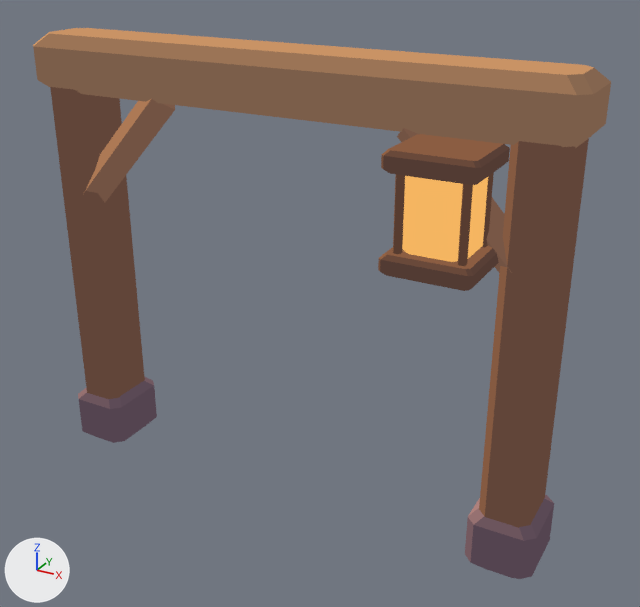
An edit to the glTF model assets/models/mine_support.glb, drawn before and after from the same camera.
Before and after are seen from a 50 mm lens placed at (1.78, -2.96, 2.44), pointed at (0.16, -0.03, 0.97). The lights are fixed; the arrows at lower left show +X, +Y and +Z. The older version comes first. Vertices at exactly the same position are counted once.

In view in the first picture: 'Minensohle · Streckenbogen'.
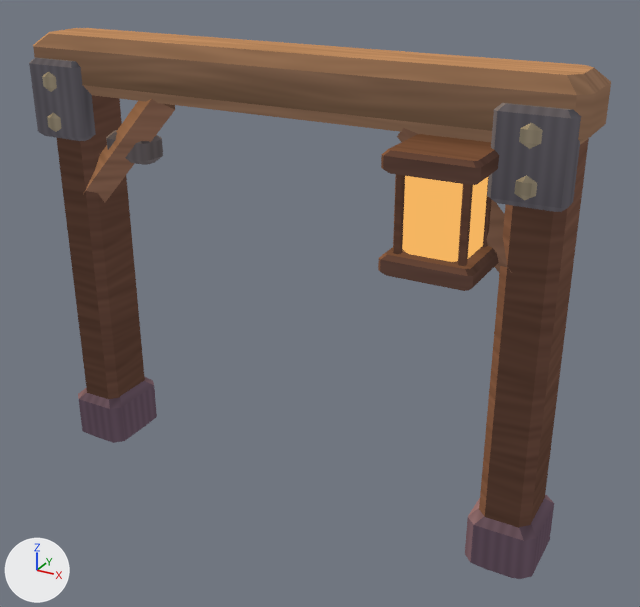
What the commit changed:
Picture 'Gebürstetes Metall' (img_gebürstetes_metall) is new.
Picture 'Längsmaserung' (img_längsmaserung) is new.
Material 'Gebürstetes Metall' (mat_gebürstetes_metall) is new.
Uses the picture img_gebürstetes_metall.
Material 'Längsmaserung' (mat_längsmaserung) is new.
Uses the picture img_längsmaserung.
me_minensohle___streckenbogen is used by ob_minensohle___streckenbogen; location (0.0, 0.0, 0.0).
me_minensohle___streckenbogen had 400 vertices, 744 faces and spanned x -1.18..1.18, y -0.38..0.17, z -0.02..1.98.
me_minensohle___streckenbogen now has 560 vertices, 1036 faces and spans x -1.18..1.18, y -0.38..0.17, z -0.02..1.98.
me_minensohle___streckenbogen part 1: a new loose piece, a UV sphere (7 segments, 3 rings, poles along z) spanning x -1.053..-0.984, y -0.227..-0.197, z 1.588..1.672, in mat_gebürstetes_metall.
me_minensohle___streckenbogen part 2: a new loose piece, a UV sphere (7 segments, 3 rings, poles along z) spanning x -1.053..-0.984, y -0.227..-0.197, z 1.758..1.842, in mat_gebürstetes_metall.
me_minensohle___streckenbogen part 3: a new loose piece, a UV sphere (7 segments, 3 rings, poles along z) spanning x 0.987..1.056, y -0.227..-0.197, z 1.588..1.672, in mat_gebürstetes_metall.
me_minensohle___streckenbogen part 4: a new loose piece, a UV sphere (7 segments, 3 rings, poles along z) spanning x 0.987..1.056, y -0.227..-0.197, z 1.758..1.842, in mat_gebürstetes_metall.
me_minensohle___streckenbogen part 5: a new loose piece of 32 vertices spanning x -1.15..-0.88, y -0.2..-0.1, z 1.55..1.88, in mat_gebürstetes_metall.
me_minensohle___streckenbogen part 6: a new loose piece of 32 vertices spanning x 0.88..1.15, y -0.2..-0.1, z 1.55..1.88, in mat_gebürstetes_metall.
me_minensohle___streckenbogen part 7: a new loose piece of 32 vertices spanning x -0.87..-0.63, y -0.09..0.04, z 1.46..1.58, in mat_gebürstetes_metall.
me_minensohle___streckenbogen part 8: 364 kept faces spanning x -1.17..1.18, y -0.38..0.17, z 0.02..1.93 get new vertex colours; the middle colour goes from brown #7c583d to brown #6c4a32.
me_minensohle___streckenbogen part 9: 120 faces spanning x -1.17..1.17, y -0.17..0.17, z 0.0..0.28 switch from mat_gebackenes_sonnenlicht to mat_gebürstetes_metall.
me_minensohle___streckenbogen part 10: 564 faces spanning x -1.18..1.18, y -0.38..0.17, z -0.02..1.98 switch from mat_gebackenes_sonnenlicht to mat_längsmaserung.

Boxes [x1, y1, x2, y2] around the edits, measured in the pictures (640 x 607 px):
'Minensohle · Streckenbogen', reshaped: before [33, 28, 611, 579]; after [29, 28, 611, 579]
part 1 of me_minensohle___streckenbogen, added: after [47, 113, 61, 132]
part 2 of me_minensohle___streckenbogen, added: after [42, 72, 57, 92]
part 3 of me_minensohle___streckenbogen, added (brown): after [514, 175, 537, 200]
part 4 of me_minensohle___streckenbogen, added (brown): after [519, 123, 543, 149]
part 5 of me_minensohle___streckenbogen, added: after [29, 57, 96, 141]
part 6 of me_minensohle___streckenbogen, added: after [487, 103, 581, 212]
part 7 of me_minensohle___streckenbogen, added: after [106, 130, 163, 165]
part 8 of me_minensohle___streckenbogen, recoloured: [33, 47, 589, 541] in both
part 9 of me_minensohle___streckenbogen, edited (looks the same): [78, 377, 554, 579] in both
part 10 of me_minensohle___streckenbogen, recoloured: [33, 28, 610, 528] in both
